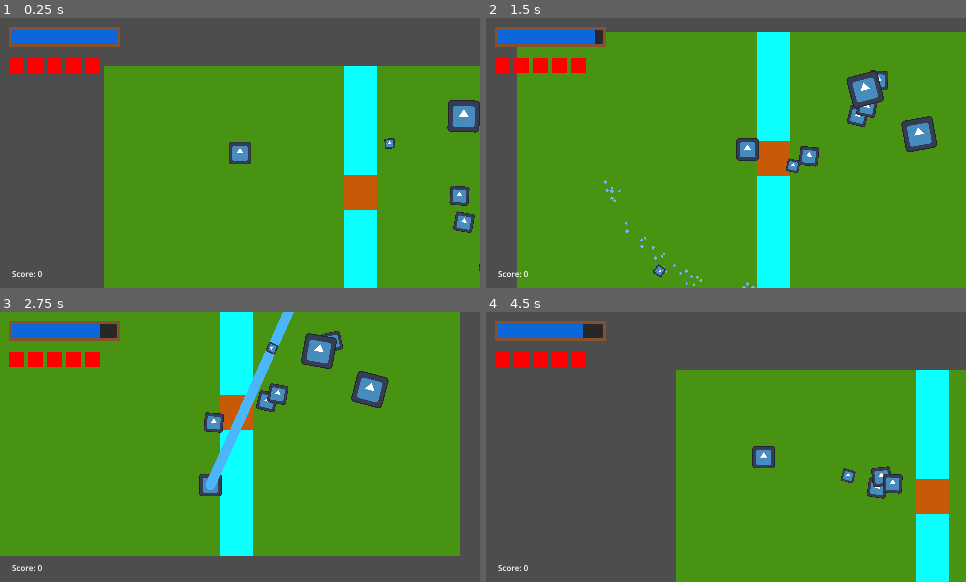
Above: before the commit, frames 1-4 (two rows, left to right).
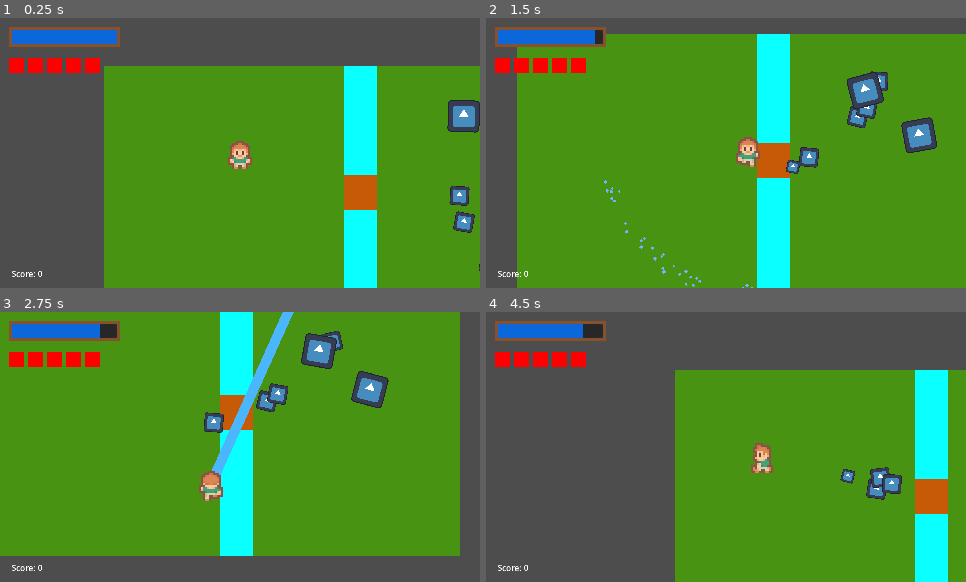
Above: after the commit, the same moments.

Repository: AndrewwAM/Project_KESS
Game: Godot game, scene res://levels/maps/patio.tscn
Two runs of this game, one before a commit and one after it. Both use one fixed random seed, a clock stepped at 60 frames per second and the inputs below. The engine's default icon, where the game draws it, is replaced by a stand-in: a white triangle on a blue panel in a dark square.
Inputs (mouse positions are in pixels of both pictures, inside the frame that each line leads up to):
- Up to frame 1 (0.25 s): no input
- Up to frame 2 (1.5 s): move the mouse to (831, 139) at 0.52 s; press the mouse at (831, 139) at 0.53 s; hold D (player_move_right) 0.53-1.28 s; move the mouse to (630, 166) at 1.27 s; release the mouse at (630, 166) at 1.28 s; hold S (player_move_down) from 1.28 s (still down); right-click (630, 166) at 1.35 s
- Up to frame 3 (2.75 s): click (144, 460) at 1.55 s; move the mouse to (288, 387) at 2.02 s; release S (player_move_down) at 2.03 s; press the mouse at (288, 387) at 2.03 s; hold D (player_move_right) from 2.03 s (still down)
- Up to frame 4 (4.5 s): move the mouse to (702, 501) at 2.77 s; release D (player_move_right) at 2.78 s; release the mouse at (702, 501) at 2.78 s; hold W (player_move_up) 2.78-3.53 s; click (702, 501) at 2.85 s; move the mouse to (870, 487) at 3.52 s; hold Right mouse button (shoot_alt) 3.53-4.28 s; hold A (player_move_left) from 3.53 s (still down); click (870, 487) at 3.8 s; move the mouse to (582, 406) at 4.27 s; click (582, 406) at 4.35 s

The runs differ from the first frame. In frame 1, 0.6% of the frame differs, in the area x 2-99%, y 32-96%; in frame 2, 2.0%, in the area x 2-100%, y 5-100%; in frame 3, 0.7%; in frame 4, 1.3%.

Commit message:
animación player

Diff:
--- a/entities/player/player.gd
+++ b/entities/player/player.gd
@@ -10,21 +10,23 @@
 @export var camera_deadzone: float = 40.0 # El radio donde la cámara no se mueve
 @export var camera_smooth_speed: float = 8.0 # Qué tan rápido se suaviza el offset
 
-# Called when the node enters the scene tree for the first time.
-func _ready() -> void:
-	pass # Replace with function body.
+@onready var Animator: AnimatedSprite2D = $AnimatedSprite2D
 
-# Called every frame. 'delta' is the elapsed time since the previous frame.
+var last_direction: String = "down"
+var is_shooting: bool = false
+
 func _process(_delta: float) -> void:
+	is_shooting = Input.is_action_pressed("shoot_main")
+
+func _physics_process(delta: float) -> void:
 	var direction = Input.get_vector("player_move_left", "player_move_right", "player_move_up", "player_move_down")
-	var current_speed = speed
-
-	velocity = direction * current_speed
-
+	velocity = direction * speed
 	move_and_slide()
 
-func _physics_process(delta: float) -> void:
 	actualizar_camara(delta)
+
+	var aim_direction = get_local_mouse_position().normalized()
+	update_animation(direction, aim_direction)
 
 func actualizar_camara(delta: float) -> void:
 	var mouse_local_pos: Vector2 = get_local_mouse_position()
@@ -38,3 +40,31 @@
 		target_offset = limited_pos * camera_mouse_influence
 
 	camera.offset = camera.offset.lerp(target_offset, camera_smooth_speed * delta)
+
+
+func update_animation(move_dir: Vector2, aim_dir: Vector2) -> void:
+	var animation_direction: String = last_direction
+
+	if is_shooting:
+		animation_direction = get_cardinal_direction(aim_dir)
+		last_direction = animation_direction
+	elif move_dir != Vector2.ZERO:
+		animation_direction = get_cardinal_direction(move_dir)
+		last_direction = animation_direction
+
+	if move_dir == Vector2.ZERO and not is_shooting:
+		Animator.play("idle_" + animation_direction)
+	else:
+		Animator.play("player_move_" + animation_direction)
+
+func get_cardinal_direction(direction: Vector2) -> String:
+	var angle := direction.angle()
+
+	if angle >= -PI/4 and angle <= PI/4:
+		return "right"
+	elif angle > PI/4 and angle < 3*PI/4:
+		return "down"
+	elif angle <= -PI/4 and angle > -3*PI/4:
+		return "up"
+	else:
+		return "left"
--- a/entities/player/player.tscn
+++ b/entities/player/player.tscn
@@ -1,9 +1,152 @@
 [gd_scene format=3 uid="uid://dyp2utfpvnict"]
 
-[ext_resource type="Texture2D" uid="uid://b3cxabd2gqxm" path="res://icon.svg" id="1_8afob"]
 [ext_resource type="Script" uid="uid://dgbvtkj62qp0i" path="res://entities/player/player.gd" id="1_dovo2"]
+[ext_resource type="Texture2D" uid="uid://leqy3bd7y08d" path="res://levels/tilesets/Tileset_Urban.png" id="2_bls4j"]
 [ext_resource type="PackedScene" uid="uid://b22exnoxwavq5" path="res://entities/player/chorro.tscn" id="3_sglur"]
 [ext_resource type="PackedScene" uid="uid://cfq6xat4qb66f" path="res://entities/player/tanque_agua.tscn" id="4_bls4j"]
+
+[sub_resource type="AtlasTexture" id="AtlasTexture_bls4j"]
+atlas = ExtResource("2_bls4j")
+region = Rect2(384, 0, 16, 16)
+
+[sub_resource type="AtlasTexture" id="AtlasTexture_fkugw"]
+atlas = ExtResource("2_bls4j")
+region = Rect2(368, 0, 16, 16)
+
+[sub_resource type="AtlasTexture" id="AtlasTexture_8fjmc"]
+atlas = ExtResource("2_bls4j")
+region = Rect2(416, 0, 16, 16)
+
+[sub_resource type="AtlasTexture" id="AtlasTexture_qiwj3"]
+atlas = ExtResource("2_bls4j")
+region = Rect2(400, 0, 16, 16)
+
+[sub_resource type="AtlasTexture" id="AtlasTexture_26q78"]
+atlas = ExtResource("2_bls4j")
+region = Rect2(384, 16, 16, 16)
+
+[sub_resource type="AtlasTexture" id="AtlasTexture_bectd"]
+atlas = ExtResource("2_bls4j")
+region = Rect2(384, 32, 16, 16)
+
+[sub_resource type="AtlasTexture" id="AtlasTexture_wvtmh"]
+atlas = ExtResource("2_bls4j")
+region = Rect2(368, 16, 16, 16)
+
+[sub_resource type="AtlasTexture" id="AtlasTexture_7thud"]
+atlas = ExtResource("2_bls4j")
+region = Rect2(368, 32, 16, 16)
+
+[sub_resource type="AtlasTexture" id="AtlasTexture_a1qjk"]
+atlas = ExtResource("2_bls4j")
+region = Rect2(416, 16, 16, 16)
+
+[sub_resource type="AtlasTexture" id="AtlasTexture_j3ovn"]
+atlas = ExtResource("2_bls4j")
+region = Rect2(416, 0, 16, 16)
+
+[sub_resource type="AtlasTexture" id="AtlasTexture_afbqv"]
+atlas = ExtResource("2_bls4j")
+region = Rect2(416, 32, 16, 16)
+
+[sub_resource type="AtlasTexture" id="AtlasTexture_gx6sm"]
+atlas = ExtResource("2_bls4j")
+region = Rect2(400, 16, 16, 16)
+
+[sub_resource type="AtlasTexture" id="AtlasTexture_yqrof"]
+atlas = ExtResource("2_bls4j")
+region = Rect2(400, 32, 16, 16)
+
+[sub_resource type="SpriteFrames" id="SpriteFrames_3wlsy"]
+animations = [{
+"frames": [{
+"duration": 1.0,
+"texture": SubResource("AtlasTexture_bls4j")
+}],
+"loop": true,
+"name": &"idle_down",
+"speed": 5.0
+}, {
+"frames": [{
+"duration": 1.0,
+"texture": SubResource("AtlasTexture_fkugw")
+}],
+"loop": true,
+"name": &"idle_left",
+"speed": 5.0
+}, {
+"frames": [{
+"duration": 1.0,
+"texture": SubResource("AtlasTexture_8fjmc")
+}],
+"loop": true,
+"name": &"idle_right",
+"speed": 5.0
+}, {
+"frames": [{
+"duration": 1.0,
+"texture": SubResource("AtlasTexture_qiwj3")
+}],
+"loop": true,
+"name": &"idle_up",
+"speed": 5.0
+}, {
+"frames": [{
+"duration": 1.0,
+"texture": SubResource("AtlasTexture_26q78")
+}, {
+"duration": 1.0,
+"texture": SubResource("AtlasTexture_bectd")
+}],
+"loop": true,
+"name": &"player_move_down",
+"speed": 5.0
+}, {
+"frames": [{
+"duration": 1.0,
+"texture": SubResource("AtlasTexture_wvtmh")
+}, {
+"duration": 1.0,
+"texture": SubResource("AtlasTexture_fkugw")
+}, {
+"duration": 1.0,
+"texture": SubResource("AtlasTexture_7thud")
+}, {
+"duration": 1.0,
+"texture": SubResource("AtlasTexture_fkugw")
+}],
+"loop": true,
+"name": &"player_move_left",
+"speed": 5.0
+}, {
+"frames": [{
+"duration": 1.0,
+"texture": SubResource("AtlasTexture_a1qjk")
+}, {
+"duration": 1.0,
+"texture": SubResource("AtlasTexture_j3ovn")
+}, {
+"duration": 1.0,
+"texture": SubResource("AtlasTexture_afbqv")
+}, {
+"duration": 1.0,
+"texture": SubResource("AtlasTexture_j3ovn")
+}],
+"loop": true,
+"name": &"player_move_right",
+"speed": 5.0
+}, {
+"frames": [{
+"duration": 1.0,
+"texture": SubResource("AtlasTexture_gx6sm")
+}, {
+"duration": 1.0,
+"texture": SubResource("AtlasTexture_yqrof")
+}],
+"loop": true,
+"name": &"player_move_up",
+"speed": 5.0
+}]
 
 [sub_resource type="RectangleShape2D" id="RectangleShape2D_dovo2"]
 
@@ -12,13 +155,16 @@
 motion_mode = 1
 script = ExtResource("1_dovo2")
 
+[node name="AnimatedSprite2D" type="AnimatedSprite2D" parent="." unique_id=549295730]
+z_index = 20
+scale = Vector2(2, 2)
+sprite_frames = SubResource("SpriteFrames_3wlsy")
+animation = &"idle_down"
+frame_progress = 0.35937253
+
 [node name="CollisionShape2D" type="CollisionShape2D" parent="." unique_id=88689275]
+visible = false
 shape = SubResource("RectangleShape2D_dovo2")
-
-[node name="Sprite2D" type="Sprite2D" parent="CollisionShape2D" unique_id=1452454401]
-position = Vector2(0, 1.4901161e-08)
-scale = Vector2(0.17578125, 0.17578125)
-texture = ExtResource("1_8afob")
 
 [node name="WeaponPivot" type="Node2D" parent="." unique_id=1187079156]
 rotation = -44.290302
@@ -29,11 +175,6 @@
 cone_particle_speed = 600.0
 cone_particle_lifetime_ratio = 0.9
 
-[node name="Sprite2D" type="Sprite2D" parent="WeaponPivot" unique_id=601655912]
-position = Vector2(150, 0)
-scale = Vector2(0.08, 0.08)
-texture = ExtResource("1_8afob")
-
 [node name="TanqueAgua" parent="." unique_id=1596794547 instance=ExtResource("4_bls4j")]
 
 [node name="Camera2D" type="Camera2D" parent="." unique_id=1083176454]
--- a/project.godot
+++ b/project.godot
@@ -82,4 +82,5 @@
 
 [rendering]
 
+textures/canvas_textures/default_texture_filter=0
 rendering_device/driver.windows="d3d12"
Binary file added: levels/tilesets/Tileset_Urban.png
Not shown, added: levels/tilesets/Tileset_Urban.png.import
Not shown, changed: ui/Sounds/click-a.ogg.import
Not shown, changed: ui/Sounds/click-b.ogg.import
Not shown, changed: ui/Sounds/switch-a.ogg.import
Not shown, changed: ui/Sounds/switch-b.ogg.import
Not shown, changed: ui/Sounds/tap-a.ogg.import
Not shown, changed: ui/Sounds/tap-b.ogg.import
